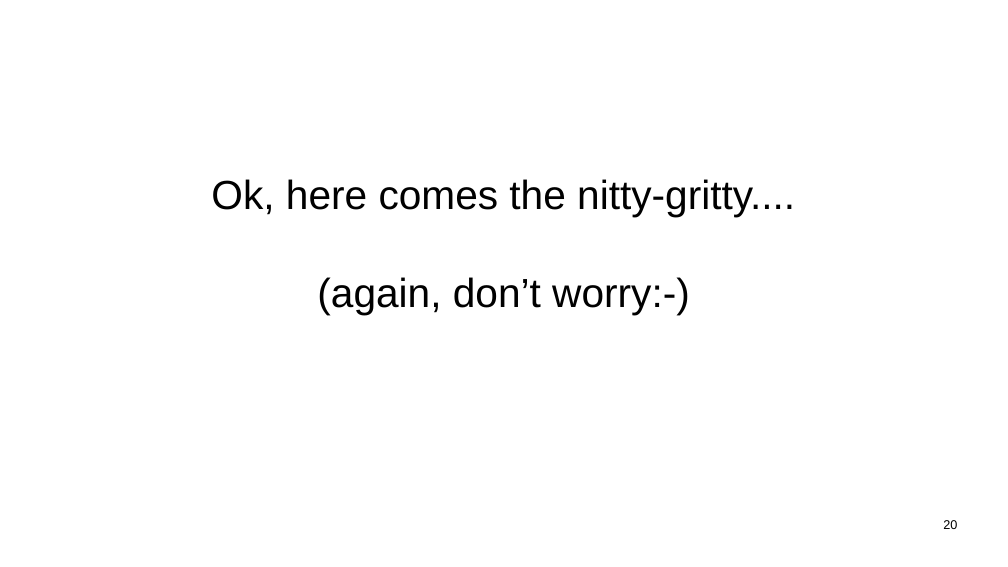
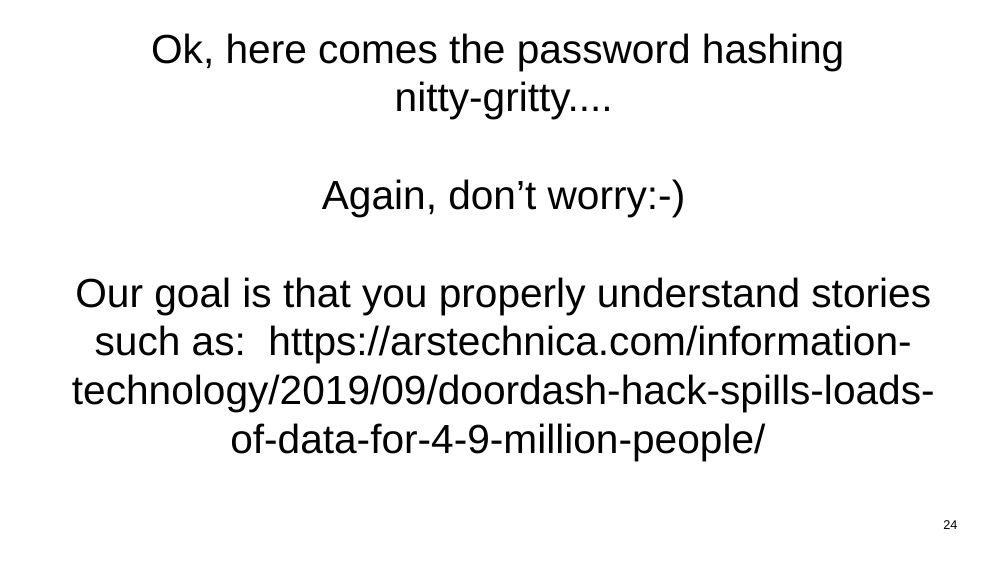
Before and after one commit to sftcd/witidtm, a slide deck: slide 24 of lectures/400-passwords.odp (slide 20 before the commit). Drawn at 1008x567 pixels with LibreOffice and Linux fonts; fonts in the diff are those of the drawing. Boxes give left, top, right and bottom in pixels: in the first picture for what was removed or moved away, otherwise in the second. Text is boxed around its words. In the diff, an @@ line names an element or a change of style, - is before the commit and + after.

Commit message:
moar passwords

```diff
--- a/lectures/400-passwords.odp
+++ b/lectures/400-passwords.odp
@@ subtitle at [72,33,935,461]: text changed @@
-Ok, here comes the nitty-gritty....
-(again, don’t worry:-)
+Ok, here comes the password hashing
+nitty-gritty....
+Again, don’t worry:-)
+Our goal is that you properly understand stories such as: https://arstechnica.com/information-technology/2019/09/doordash-hack-spills-loads-of-data-for-4-9-million-people/
@@ page number at [943,520,957,529]: text changed @@
-20
+24
```
Also in this commit, not shown: 7 other slides changed, 4 slides added, 2 slides removed, 1 other file.
